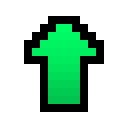
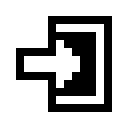
Layer changes from the first 128 × 128 image to the second:
hid "buff" over [24, 16, 104, 112]
added layer "enter" in group "icons" over [16, 16, 112, 112]
